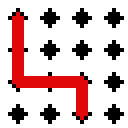
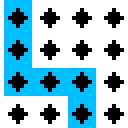
Two versions of the same layered image (128px x 128px). Layer-by-layer changes:
renamed "Background" to "Content", hid it, painted on it over [8,8,96,124]
added layer "Export Layer" over [4,0,96,128]
